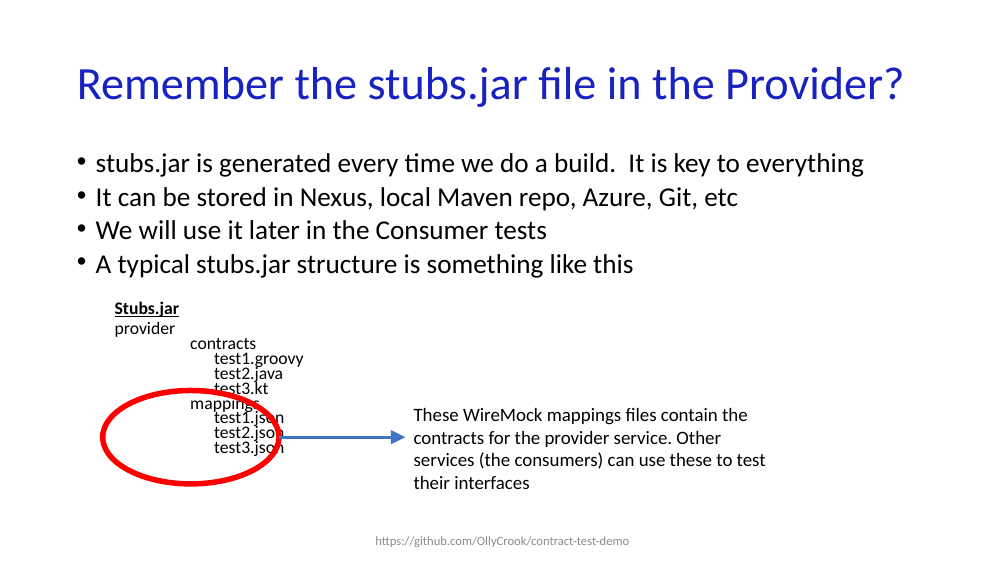
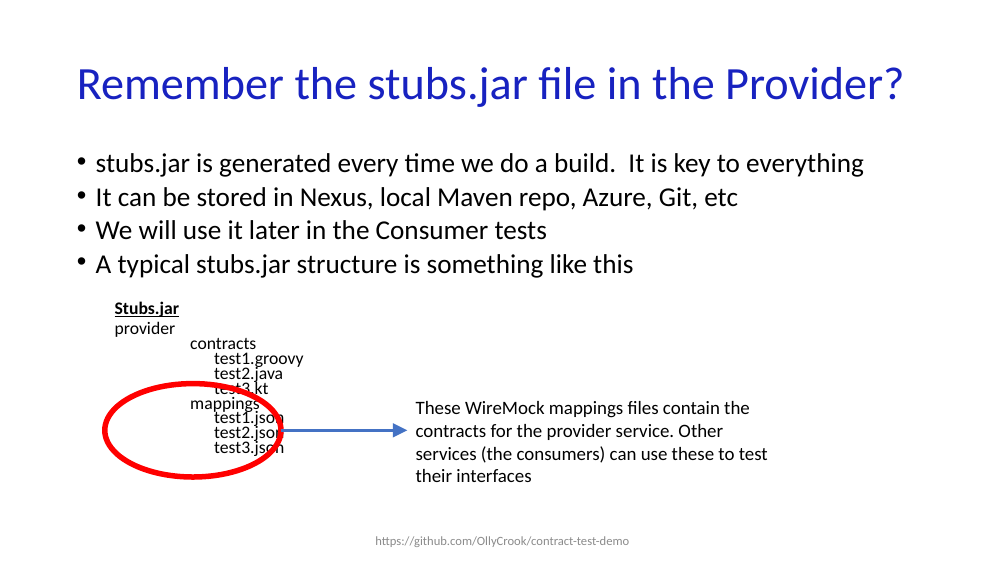
Before and after one commit to OllyCrook/contract-test-demo, a slide deck: slide 19 of Contract-testing-presentation_EngineersWeek.pptx. Drawn at 1008x567 pixels with LibreOffice and Linux fonts; fonts in the diff are those of the drawing. Boxes give left, top, right and bottom in pixels: in the first picture for what was removed or moved away, otherwise in the second. Text is boxed around its words. In the diff, an @@ line names an element or a change of style, - is before the commit and + after.

```diff
--- a/Contract-testing-presentation_EngineersWeek.pptx
+++ b/Contract-testing-presentation_EngineersWeek.pptx
@@ 1 text, 1 ellipse, 1 arrow: place and size @@
-1 text, 1 ellipse, 1 arrow at bbox=[103, 390, 766, 489]
+1 text, 1 ellipse, 1 arrow at bbox=[105, 383, 768, 482]
```
Also in this commit, not shown: 2 other slides changed.
